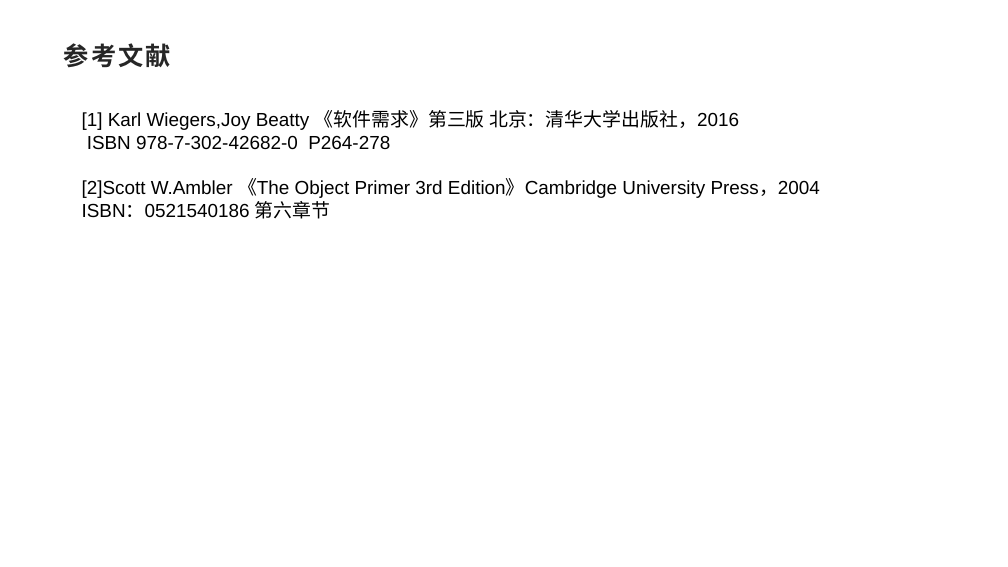
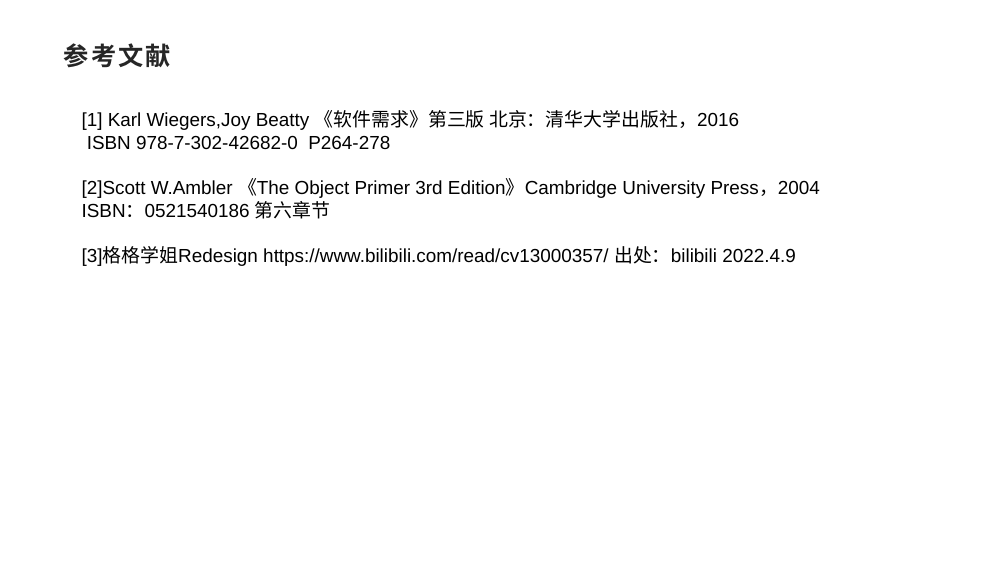
Before and after one commit to on6nx/requirement, a slide deck: slide 30 of uml4/UML基础Ⅱ.pptx (slide 29 before the commit). Drawn at 1008x567 pixels with LibreOffice and Linux fonts; fonts in the diff are those of the drawing. Boxes give left, top, right and bottom in pixels: in the first picture for what was removed or moved away, otherwise in the second. Text is boxed around its words. In the diff, an @@ line names an element or a change of style, - is before the commit and + after.

```diff
--- a/uml4/UML基础Ⅱ.pptx
+++ b/uml4/UML基础Ⅱ.pptx
@@ text at bbox=[82, 246, 796, 266]: paragraph added @@
+[3]格格学姐Redesign https://www.bilibili.com/read/cv13000357/ 出处：bilibili 2022.4.9
```
Also in this commit, not shown: 1 other slide changed, 1 slide added, 1 other file.
